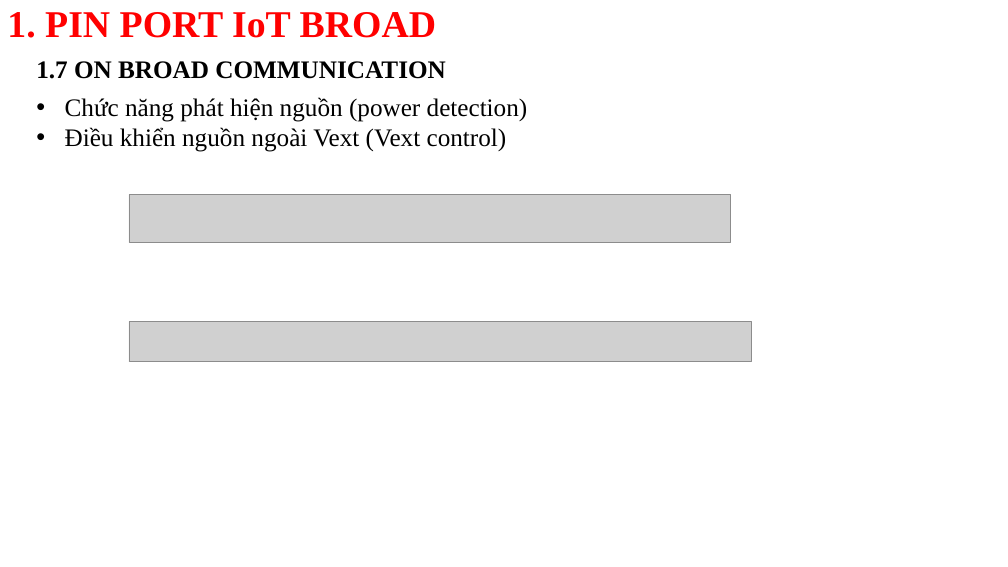
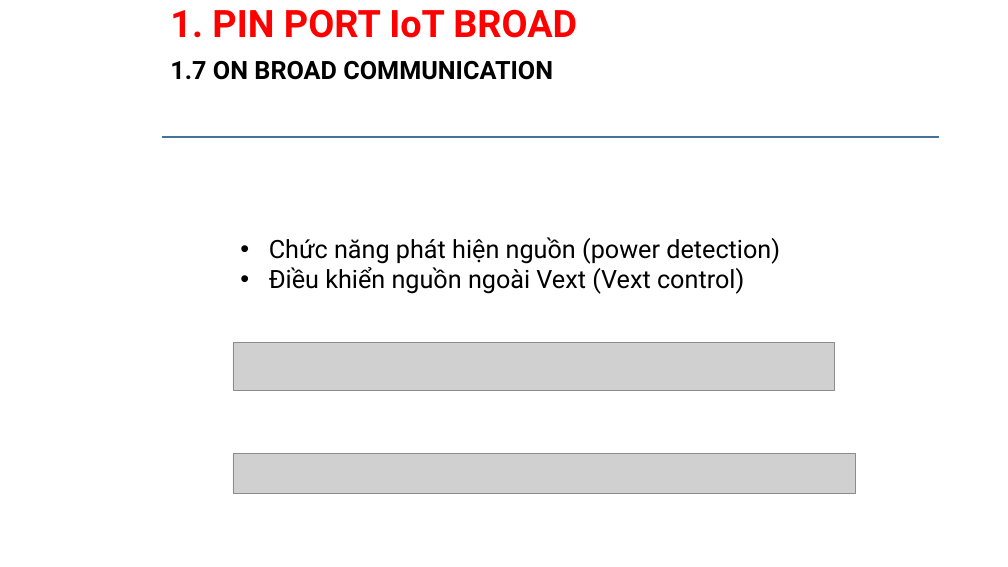
Before and after one commit to daotuyen9244/Indruino-Iot-Project, a slide deck: slide 10 of FW/Phuc/WEEK1_wifi kit 32 broad/SLITE WIFI KIT 32.pptx (slide 9 before the commit). Drawn at 1008x567 pixels with LibreOffice and Linux fonts; fonts in the diff are those of the drawing; grey boxes stand for pictures; background and template pictures are left out. Boxes give left, top, right and bottom in pixels: in the first picture for what was removed or moved away, otherwise in the second. Text is boxed around its words. In the diff, an @@ line names an element or a change of style, - is before the commit and + after.

```diff
--- a/FW/Phuc/WEEK1_wifi kit 32 broad/SLITE WIFI KIT 32.pptx
+++ b/FW/Phuc/WEEK1_wifi kit 32 broad/SLITE WIFI KIT 32.pptx
@@ text "1. PIN PORT IoT BROAD": place and size @@
-text "1. PIN PORT IoT BROAD" at bbox=[7, 12, 436, 38]
+text "1. PIN PORT IoT BROAD" at bbox=[170, 9, 577, 38]
@@ text "1.7 ON BROAD COMMUNICATION": place and size @@
-text "1.7 ON BROAD COMMUNICATION" at bbox=[36, 61, 445, 79]
+text "1.7 ON BROAD COMMUNICATION" at bbox=[170, 60, 553, 80]
@@ rectangle added at bbox=[163, 136, 939, 138], fill #D9D9D9, outline #43739E 1 pt @@
@@ font Times New Roman to Roboto in 3 elements at bbox=[170, 60, 553, 80], bbox=[170, 9, 577, 38], bbox=[269, 237, 780, 294] @@
@@ text "Chức năng phát hiện nguồn ...": place and size @@
-text "Chức năng phát hiện nguồn ..." at bbox=[65, 97, 528, 152]
+text "Chức năng phát hiện nguồn ..." at bbox=[269, 237, 780, 294]
@@ picture: place and size @@
-picture at bbox=[129, 194, 731, 243]
+picture at bbox=[233, 343, 835, 391]
@@ picture: place and size @@
-picture at bbox=[129, 322, 752, 362]
+picture at bbox=[233, 453, 855, 493]
```
Also in this commit, not shown: 12 other slides changed, 2 slides added, 12 other files.
